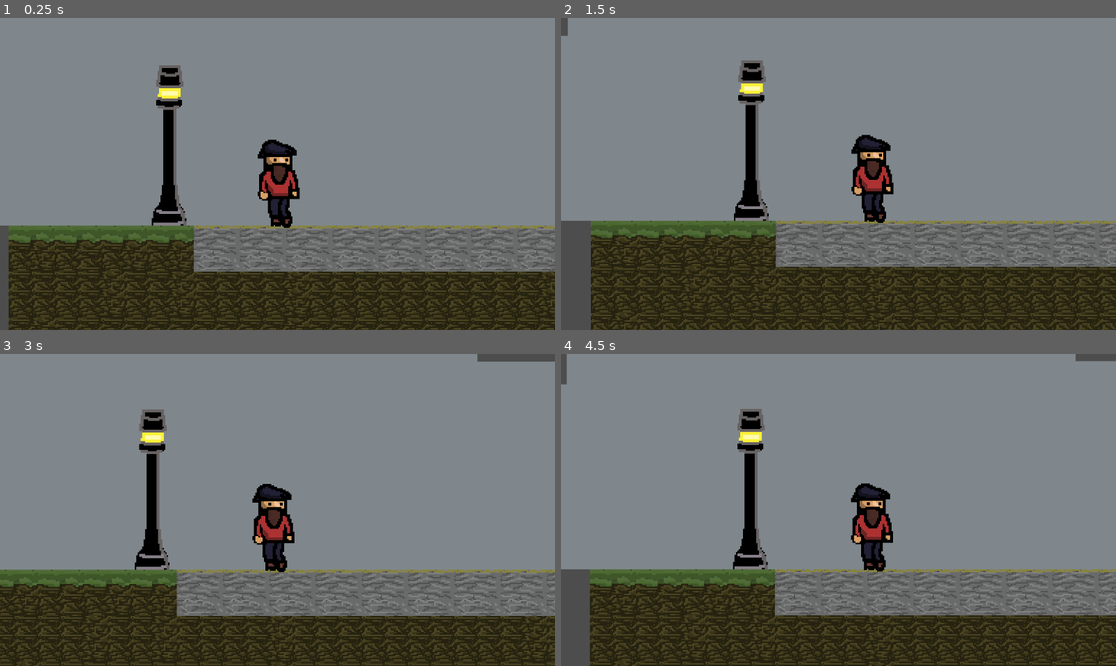
Above: before the commit, frames 1-4 (two rows, left to right).
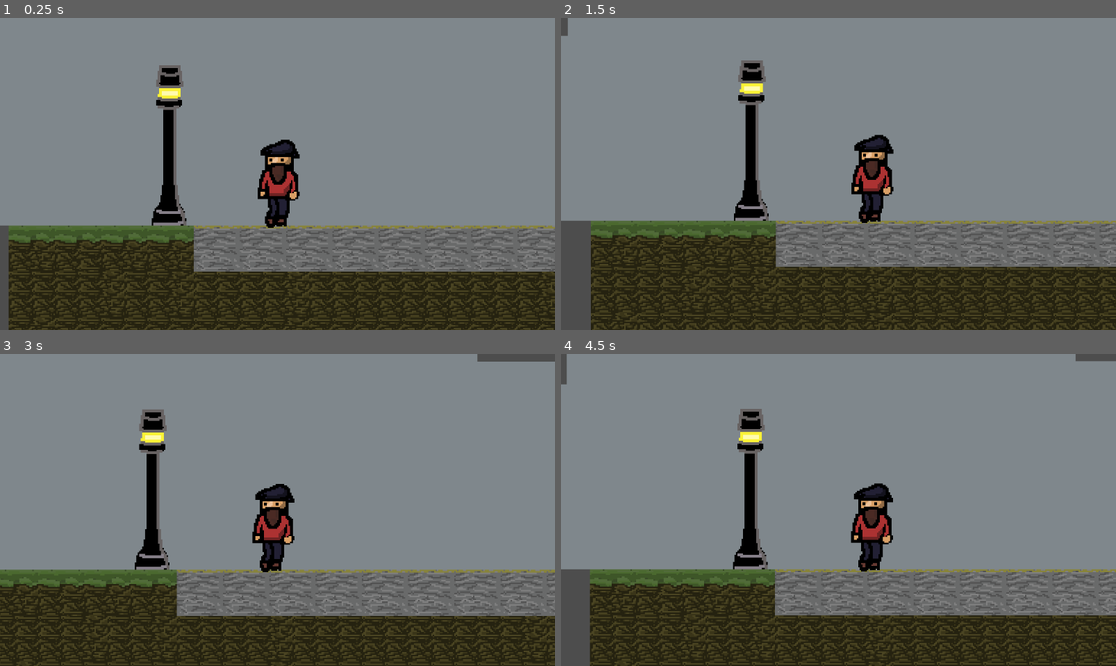
Above: after the commit, the same moments.

Repository: BillIsAwesome1234/ZomieZ
Game: Godot game, scene res://senes/game.tscn
Two runs of this game, one before a commit and one after it. Both use one fixed random seed, a clock stepped at 60 frames per second and the inputs below.
Inputs (mouse positions are in pixels of both pictures, inside the frame that each line leads up to):
- Up to frame 1 (0.25 s): no input
- Up to frame 2 (1.5 s): move the mouse to (960, 158) at 0.52 s; tap A (a) at 0.6 s; tap W (jump) at 0.77 s; tap D (d) at 0.8, 1.35 s; move the mouse to (727, 189) at 1.27 s
- Up to frame 3 (3 s): tap W (jump) at 1.52 s; tap A (a) at 1.55, 2.1 s; move the mouse to (333, 441) at 2.02 s; tap D (d) at 2.3, 2.85 s; move the mouse to (249, 572) at 2.77 s
- Up to frame 4 (4.5 s): tap W (jump) at 3.02, 3.77 s; tap A (a) at 3.05, 3.6 s; move the mouse to (1005, 556) at 3.52 s; tap D (d) at 3.8, 4.35 s; move the mouse to (672, 463) at 4.27 s

The runs differ from the first frame. In frame 1, 0.7% of the frame differs, in the area x 46-55%, y 38-68%; in frame 2, 0.7%; in frame 3, 0.7%; in frame 4, 0.7%, in the area x 52-60%, y 41-70%.

Commit message:
player animation
game

Diff:
--- a/node_2d.tscn
+++ /dev/null
@@ -1,3 +0,0 @@
-[gd_scene format=3 uid="uid://ichiq648lfsq"]
-
-[node name="gun" type="AnimatableBody2D" unique_id=747257810]
--- a/scripts/player.gd
+++ b/scripts/player.gd
@@ -1,9 +1,8 @@
-
 extends CharacterBody2D
-
 
 const SPEED = 120
 const JUMP_VELOCITY = -250
+@onready var sprite: AnimatedSprite2D = $AnimatedSprite2D
 
 
 func _physics_process(delta: float) -> void:
@@ -15,12 +14,21 @@
 	if Input.is_action_just_pressed("jump") and is_on_floor():
 		velocity.y = JUMP_VELOCITY
 
-	# Get the input direction and handle the movement/deceleration.
-	# As good practice, you should replace UI actions with custom gameplay actions.
 	var direction := Input.get_axis("a", "d")
 	if direction:
 		velocity.x = direction * SPEED
 	else:
 		velocity.x = move_toward(velocity.x, 0, SPEED)
 
+	var mouse_pos = get_global_mouse_position()
+	if mouse_pos.x < global_position.x:
+		sprite.flip_h = true
+	else:
+		sprite.flip_h = false
+
+	if direction == 0:
+		sprite.play("default")
+	else:
+		sprite.play("run")
+
 	move_and_slide()
--- /dev/null
+++ b/senes/gun.tscn
@@ -0,0 +1,9 @@
+[gd_scene format=3 uid="uid://ichiq648lfsq"]
+
+[ext_resource type="Texture2D" uid="uid://ipcmevonufya" path="res://assets/gun.png" id="1_wtcfe"]
+
+[node name="gun" type="AnimatableBody2D" unique_id=747257810]
+
+[node name="Gun" type="Sprite2D" parent="." unique_id=229348699]
+position = Vector2(412, 210)
+texture = ExtResource("1_wtcfe")
Binary file added: assets/car wreck.aseprite
